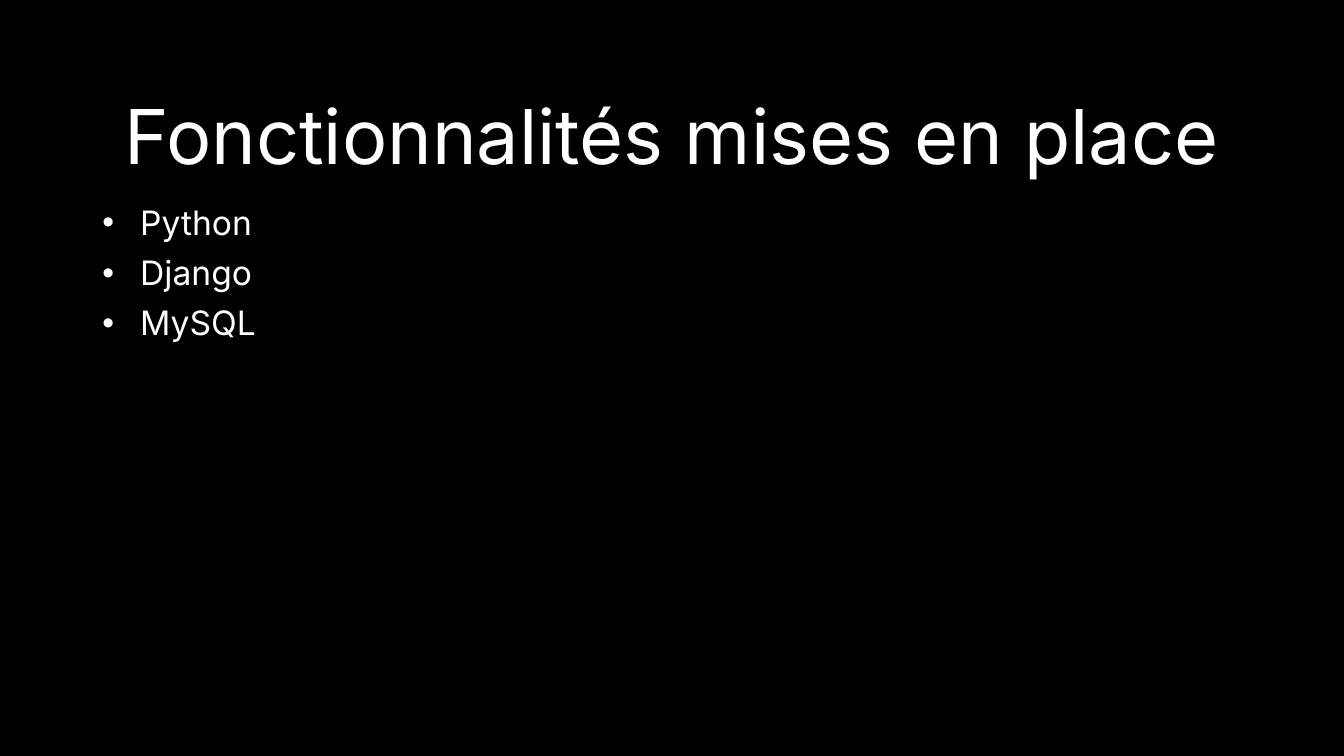
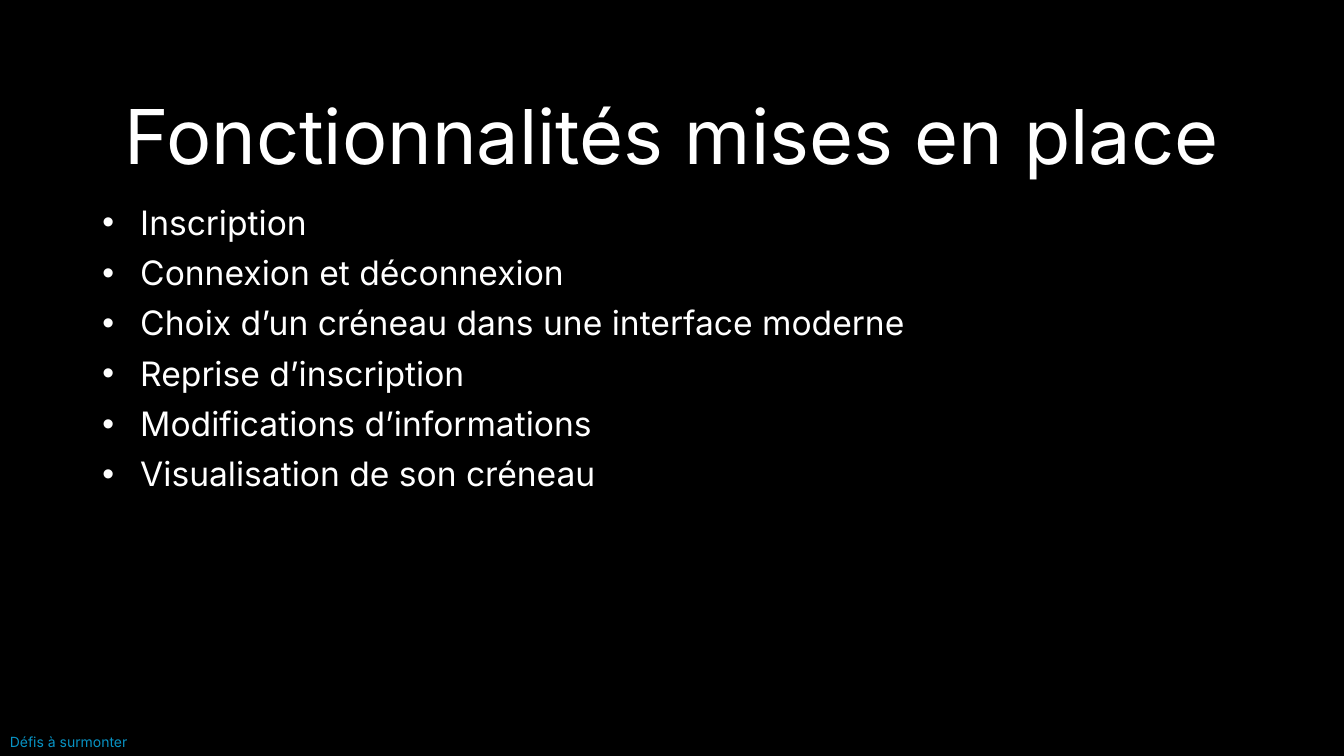
Before and after one commit to EDM115-org/Senescalade, a slide deck: slide 5 of Organisation/Rendus/Présentation Janvier 2024.pptx. Drawn at 1344x756 pixels with LibreOffice and Linux fonts; fonts in the diff are those of the drawing; background and template pictures are left out. Boxes give left, top, right and bottom in pixels: in the first picture for what was removed or moved away, otherwise in the second. Text is boxed around its words. In the diff, an @@ line names an element or a change of style, - is before the commit and + after.

```diff
--- a/Organisation/Rendus/Présentation Janvier 2024.pptx
+++ b/Organisation/Rendus/Présentation Janvier 2024.pptx
@@ text at <box>140,209,904,487</box>: text changed @@
-• Python
-• Django
-• MySQL
+• Inscription
+• Connexion et déconnexion
+• Choix d’un créneau dans une interface moderne
+• Reprise d’inscription
+• Modifications d’informations
+• Visualisation de son créneau
@@ text added at <box>10,736,128,747</box>, 10 pt, text #0893C4 @@
+Défis à surmonter
```
Also in this commit, not shown: 4 other slides changed, 4 slides added, 2 slides removed.
